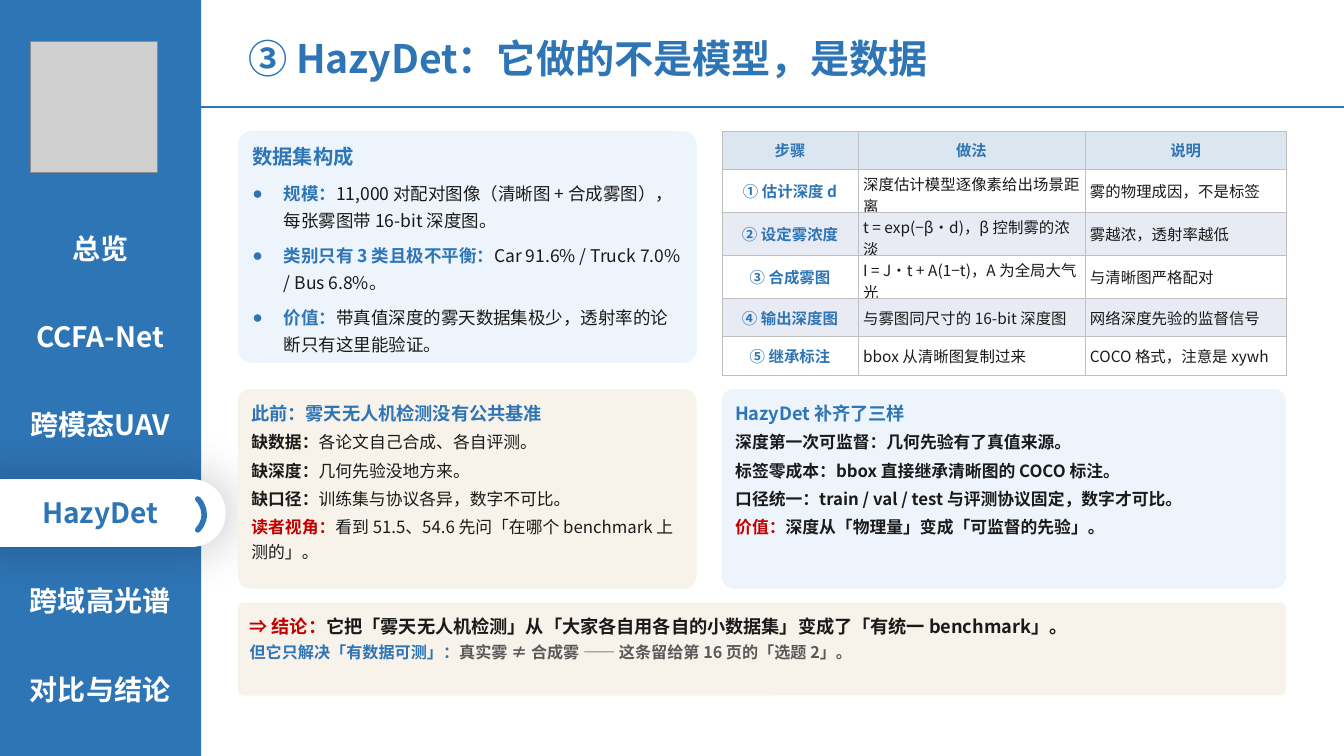
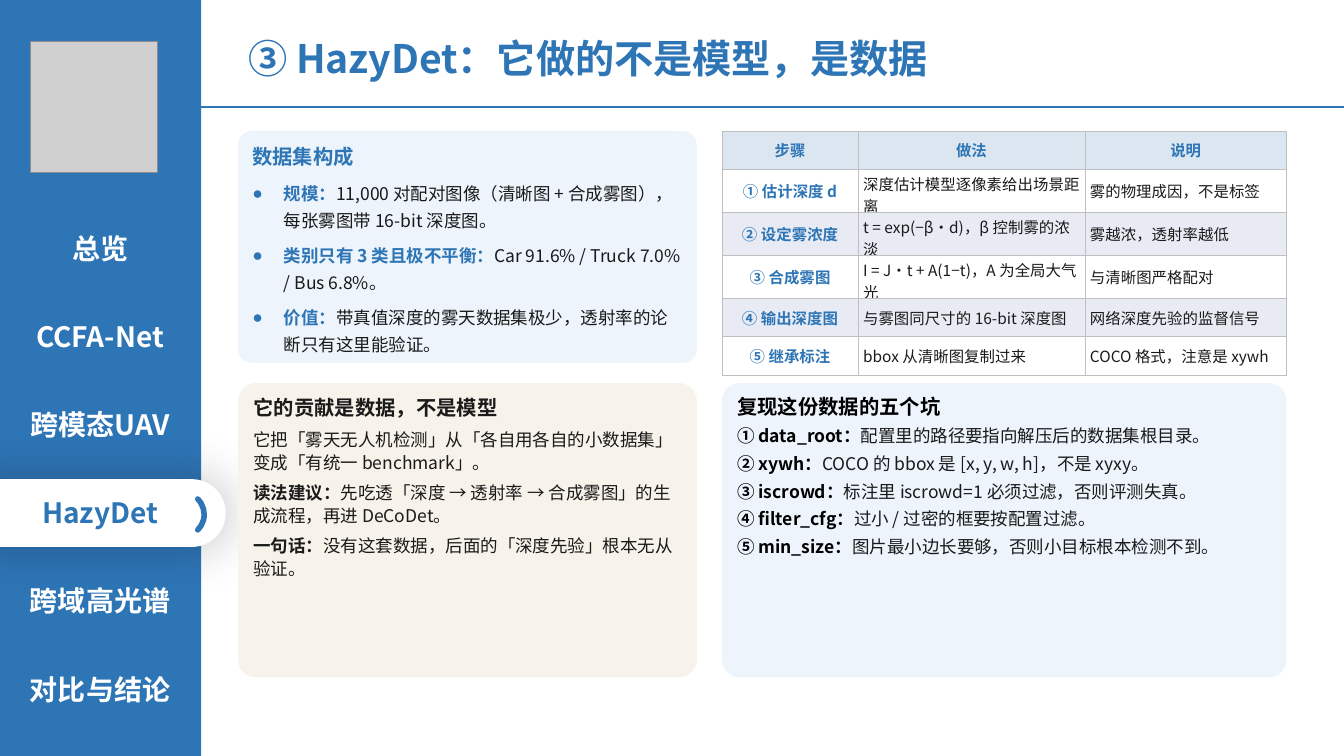
Before and after one commit to 139876/paper-notes, a slide deck: slide 11 of 论文精读/3-HazyDet精读/附件/四篇论文-组会汇报.pptx. Drawn at 1344x756 pixels with LibreOffice and Linux fonts; fonts in the diff are those of the drawing; grey boxes stand for pictures. Boxes give left, top, right and bottom in pixels: in the first picture for what was removed or moved away, otherwise in the second. Text is boxed around its words. In the diff, an @@ line names an element or a change of style, - is before the commit and + after.

```diff
--- a/论文精读/3-HazyDet精读/附件/四篇论文-组会汇报.pptx
+++ b/论文精读/3-HazyDet精读/附件/四篇论文-组会汇报.pptx
@@ rounded rectangle "它的贡献是数据，不是模型": place and size @@
-rounded rectangle "它的贡献是数据，不是模型" at <box>238,603,1287,696</box>
+rounded rectangle "它的贡献是数据，不是模型" at <box>238,383,697,678</box>
@@ rounded rectangle removed at <box>238,389,697,589</box> @@
-此前：雾天无人机检测没有公共基准
-缺数据：各论文自己合成、各自评测。
-缺深度：几何先验没地方来。
-缺口径：训练集与协议各异，数字不可比。
-读者视角：看到 51.5、54.6 先问「在哪个 benchmark 上测的」。
@@ rounded rectangle "复现这份数据的五个坑": place and size @@
-rounded rectangle "复现这份数据的五个坑" at <box>722,389,1287,589</box>
+rounded rectangle "复现这份数据的五个坑" at <box>722,383,1287,678</box>
@@ text in rounded rectangle at <box>253,397,672,577</box>: text changed; size 13 to 12.5 pt; bold off @@
-⇒ 结论：它把「雾天无人机检测」从「大家各自用各自的小数据集」变成了「有统一 benchmark」。
-但它只解决「有数据可测」：真实雾 ≠ 合成雾 —— 这条留给第 16 页的「选题 2」。
+它的贡献是数据，不是模型
+它把「雾天无人机检测」从「各自用各自的小数据集」变成「有统一 benchmark」。
+读法建议：先吃透「深度 → 透射率 → 合成雾图」的生成流程，再进 DeCoDet。
+一句话：没有这套数据，后面的「深度先验」根本无从验证。
@@ text in rounded rectangle at <box>737,396,1219,556</box>: text changed; size 12 to 12.5 pt; bold off @@
-HazyDet 补齐了三样
-深度第一次可监督：几何先验有了真值来源。
-标签零成本：bbox 直接继承清晰图的 COCO 标注。
-口径统一：train / val / test 与评测协议固定，数字才可比。
-价值：深度从「物理量」变成「可监督的先验」。
+复现这份数据的五个坑
+① data_root：配置里的路径要指向解压后的数据集根目录。
+② xywh：COCO 的 bbox 是 [x, y, w, h]，不是 xyxy。
+③ iscrowd：标注里 iscrowd=1 必须过滤，否则评测失真。
+④ filter_cfg：过小 / 过密的框要按配置过滤。
+⑤ min_size：图片最小边长要够，否则小目标根本检测不到。
```
Also in this commit, not shown: 14 other slides changed.
